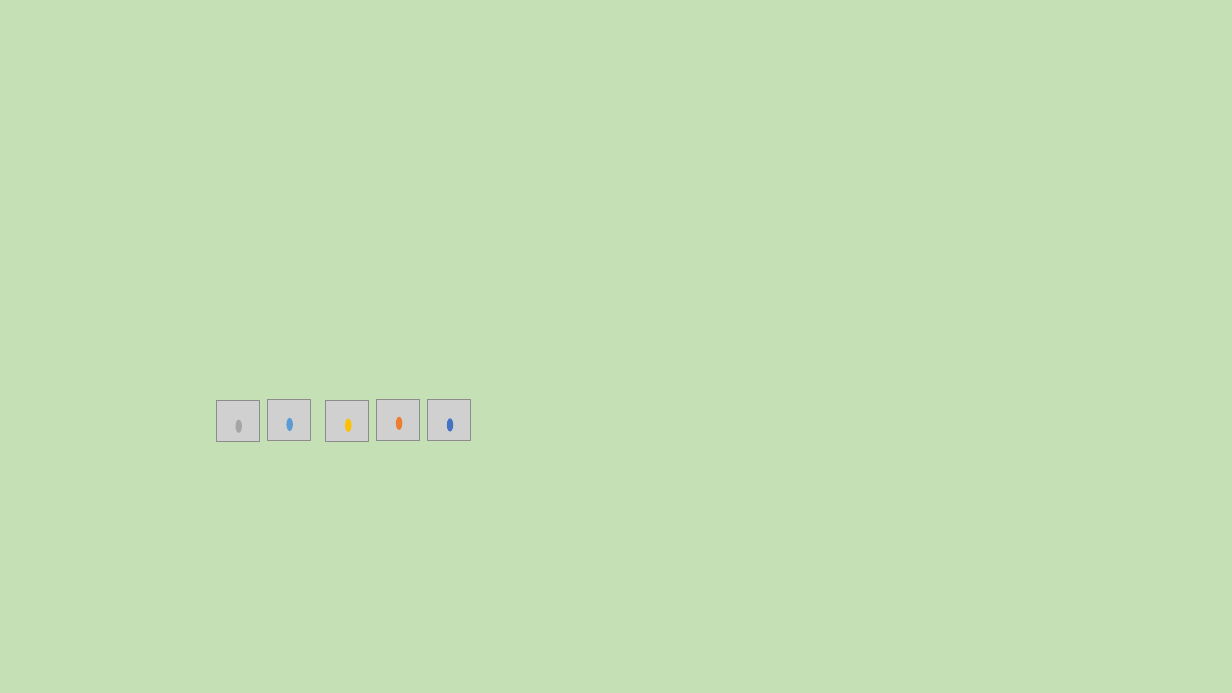
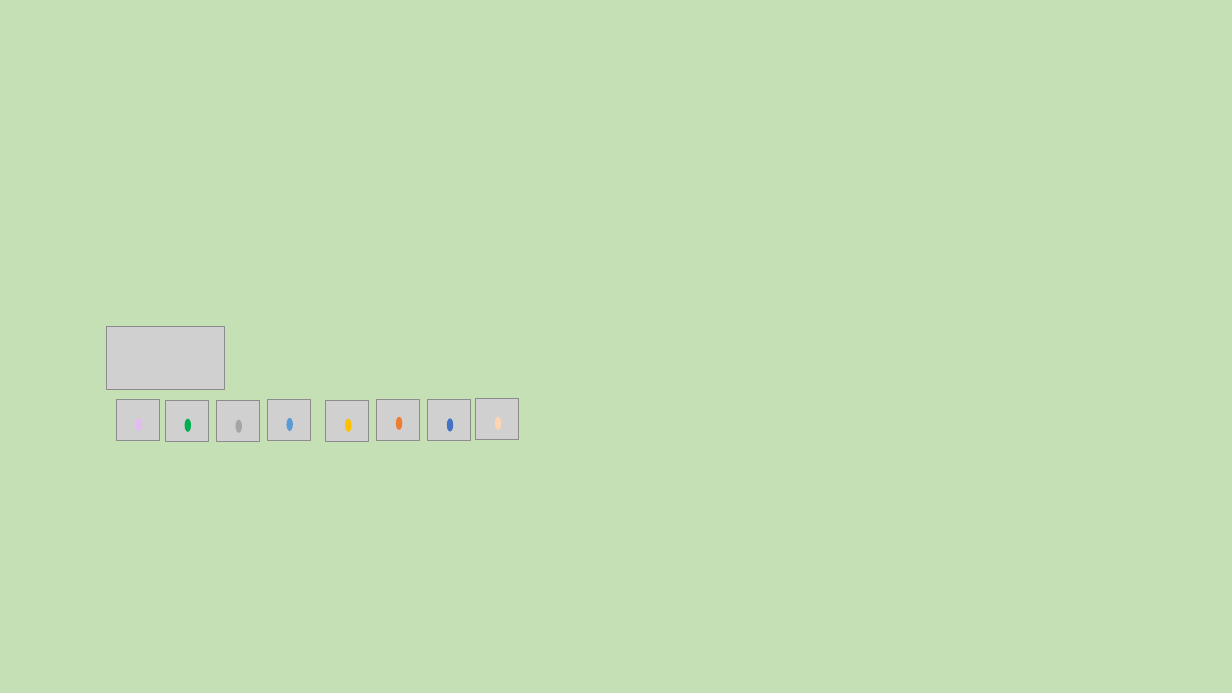
Before and after one commit to TTW-TW/ParkingLT, a slide deck: slide 4 of doc/簡報1.pptx. Drawn at 1232x693 pixels with LibreOffice and Linux fonts; fonts in the diff are those of the drawing; grey boxes stand for pictures. Boxes give left, top, right and bottom in pixels: in the first picture for what was removed or moved away, otherwise in the second. Text is boxed around its words. In the diff, an @@ line names an element or a change of style, - is before the commit and + after.

```diff
--- a/doc/簡報1.pptx
+++ b/doc/簡報1.pptx
@@ picture added at (106, 326, 225, 390) @@
@@ picture added at (116, 399, 159, 440) @@
@@ ellipse added at (136, 418, 142, 431), fill #E4BBF1 @@
@@ picture added at (165, 400, 208, 441) @@
@@ ellipse added at (185, 419, 191, 432), fill #00B050 @@
@@ picture added at (476, 398, 518, 439) @@
@@ ellipse added at (495, 417, 502, 430), fill #FED5B0 @@
```
Also in this commit, not shown: 2 other files.
